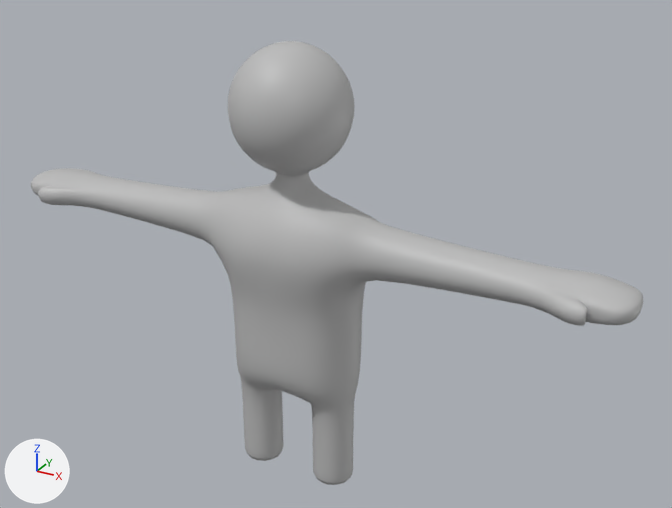
Two versions of the FBX model Assets/Meshes/Human.fbx, one commit apart.
Before and after are seen from a camera (50 mm lens) standing at (0.0725, -0.1191, 0.0754) and looking at (0.0072, -0.0003, 0.016). Lighting does not change. The marker at lower left points along +X, +Y and +Z. Where no turn or scale is listed for an object, it has been applied to the vertices.

The scene before the commit, as lines of its bpy script (objects in view):
```python
me_mesh = bpy.data.meshes.new('Mesh')
me_mesh.from_pydata(...)  # 2860 vertices, 2858 faces; spans x -0.0546..0.0546, y -0.0096..0.0096, z -0.0649..0.01
me_mesh.materials.append(mat_lambert1)  # grey #bcbcbc
ob_human = bpy.data.objects.new('Human', me_mesh)
ob_human.location = (0.0, -0.0014, 0.039)
```
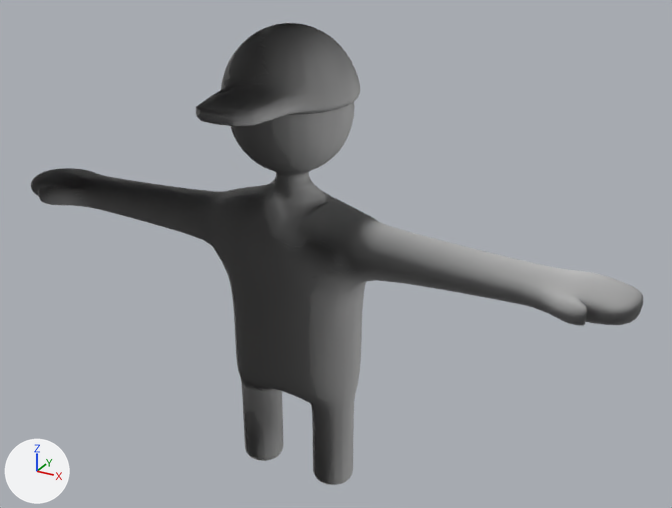
Pixel boxes [x1, y1, x2, y2] of what changed, in the pictures (672 x 508 px):
'Human', shading changed: [31, 41, 643, 485] in both
'hat', added: after [196, 23, 360, 126]

The edits, one by one:
me_mesh has 2860 vertices, 2858 faces and spans x -0.0546..0.0546, y -0.0096..0.0096, z -0.0649..0.01.
me_mesh is used by ob_human; location (0.0, -0.0014, 0.039).
me_mesh part 1: its shading normals changed.
Mesh me_mesh_1 is new.
It has 586 vertices, 584 faces and spans x -0.0105..0.0105, y -0.0194..0.0105, z 0.0001..0.0126.
It uses material mat_lambert1 (grey #bcbcbc).
Object 'hat' (ob_hat) is new; it shows me_mesh_1.
Its location is (0.0, -0.0014, 0.039).
